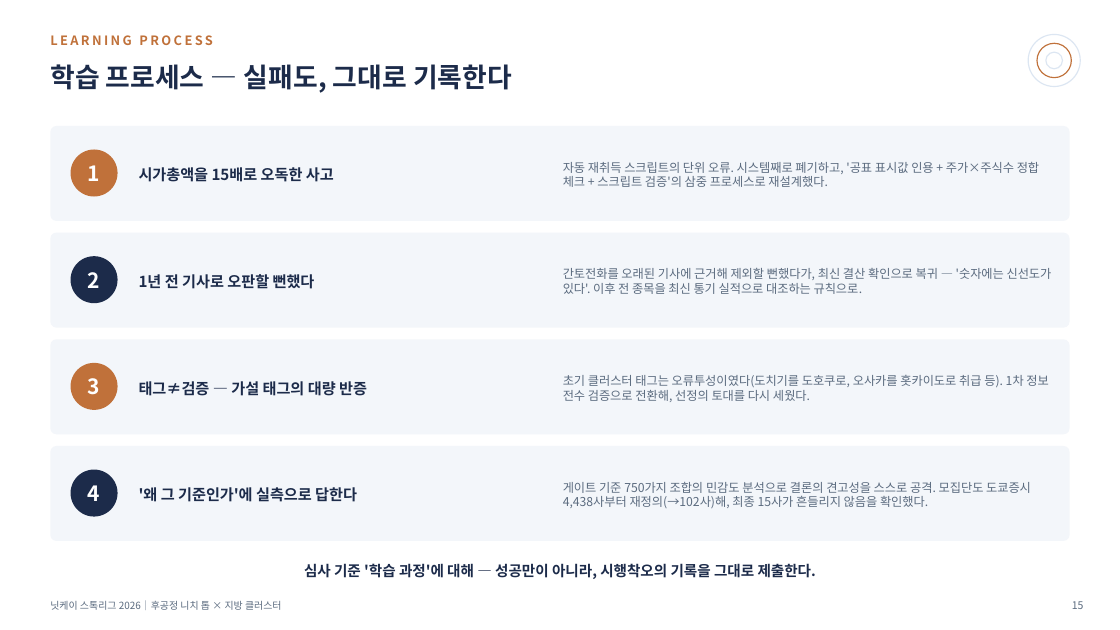
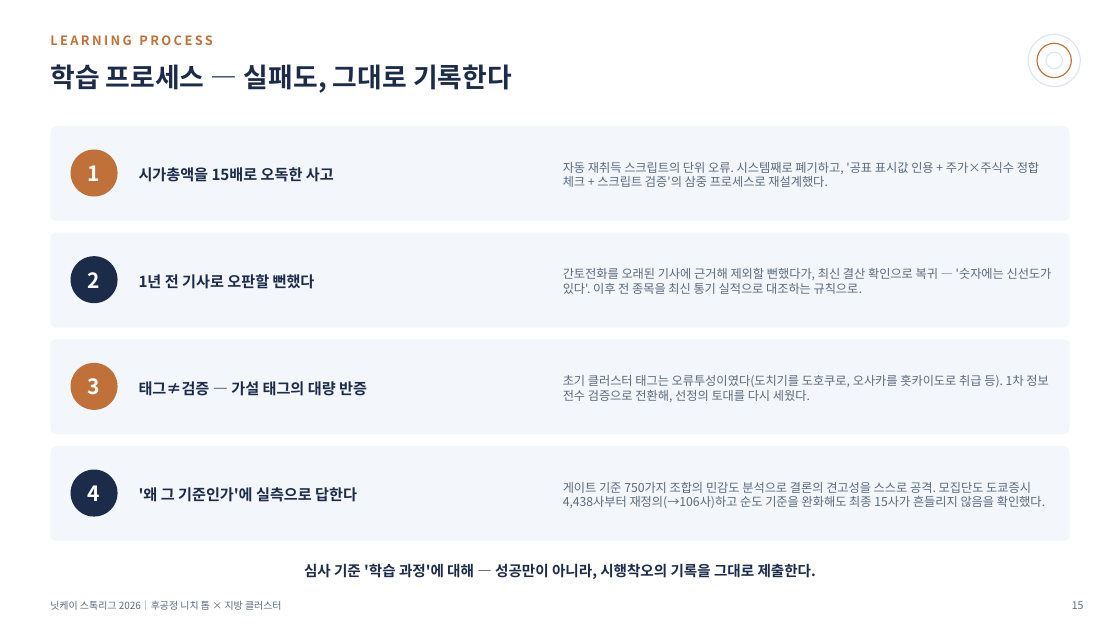
Before and after one commit to RenatusAuctor/nikkei-stock-league, a slide deck: slide 15 of 닛케이스톡리그_성과보고_한국어.pptx. Drawn at 1120x630 pixels with LibreOffice and Linux fonts; fonts in the diff are those of the drawing. Boxes give left, top, right and bottom in pixels: in the first picture for what was removed or moved away, otherwise in the second. Text is boxed around its words. In the diff, an @@ line names an element or a change of style, - is before the commit and + after.

```diff
--- a/닛케이스톡리그_성과보고_한국어.pptx
+++ b/닛케이스톡리그_성과보고_한국어.pptx
@@ text at box(563, 482, 1045, 508): text changed @@
-게이트 기준 750가지 조합의 민감도 분석으로 결론의 견고성을 스스로 공격. 모집단도 도쿄증시 4,438사부터 재정의(→102사)해, 최종 15사가 흔들리지 않음을 확인했다.
+게이트 기준 750가지 조합의 민감도 분석으로 결론의 견고성을 스스로 공격. 모집단도 도쿄증시 4,438사부터 재정의(→106사)하고 순도 기준을 완화해도 최종 15사가 흔들리지 않음을 확인했다.
```
Also in this commit, not shown: 3 other slides changed, 7 other files.
